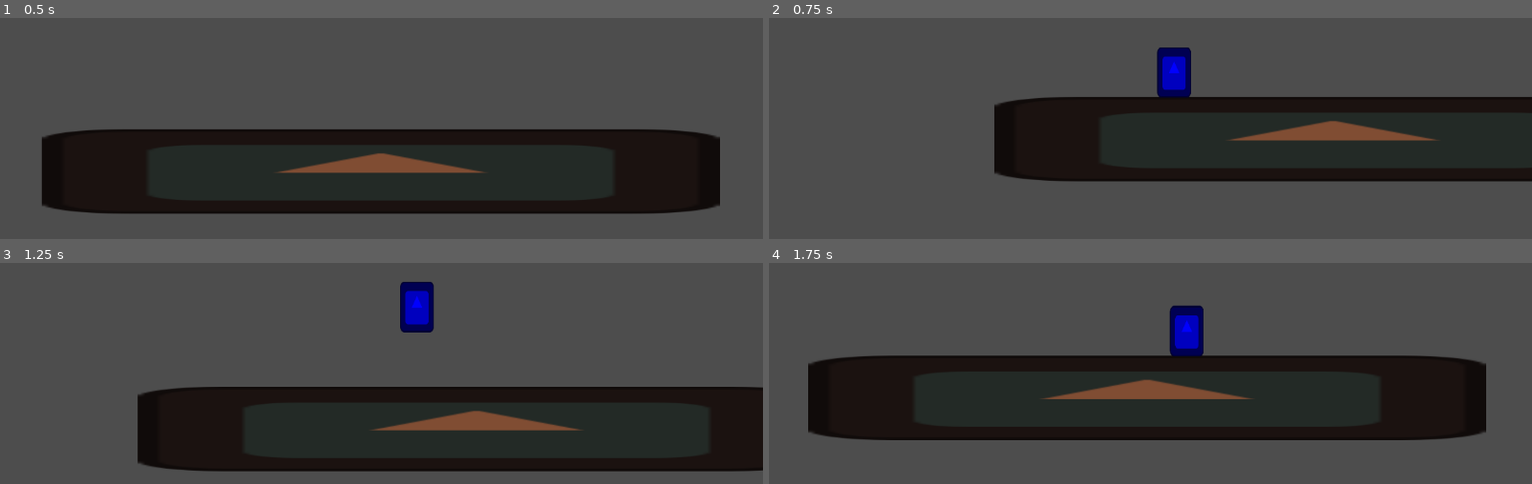
Above: before the commit, frames 1-4 (two rows, left to right).
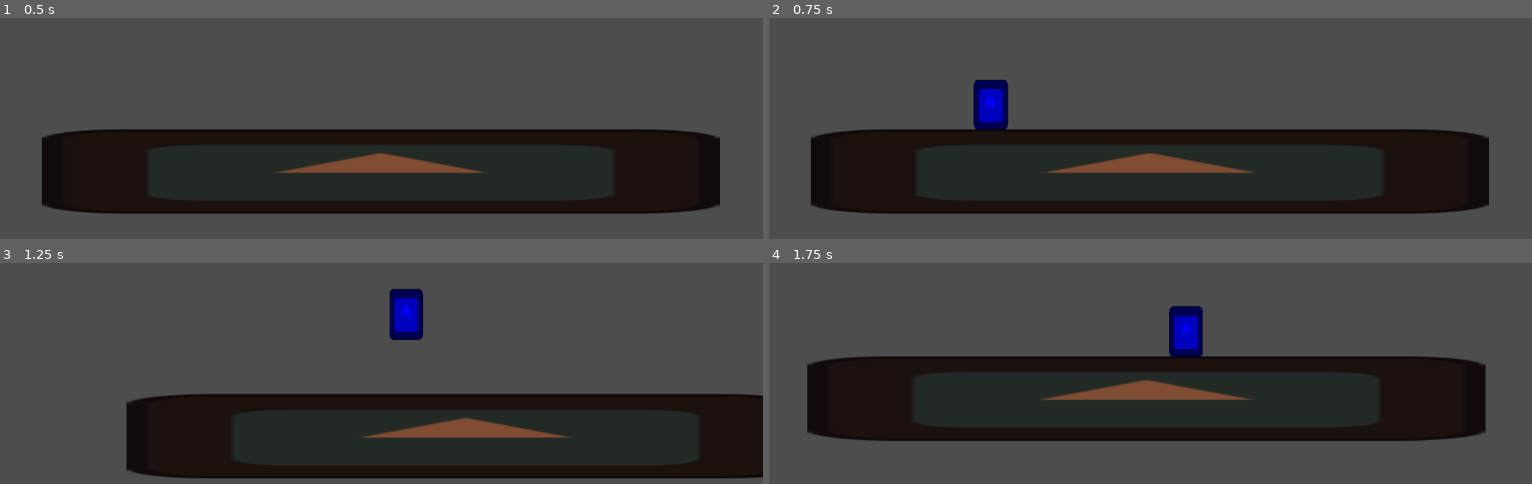
Above: after the commit, the same moments.

Repository: Andriwfonseca/game-godot-multiplayer
Game: Godot game, scene res://scenes/Game.tscn
Same seed, same stepped clock (60 frames per second), same inputs: the game is played once before the commit and once after it. The engine's default icon, where the game draws it, is replaced by a stand-in: a white triangle on a blue panel in a dark square.
Inputs:
- Up to frame 1 (0.5 s): no input
- Up to frame 2 (0.75 s): tap Enter at 0.5, 0.6 s; hold D (ui_right) from 0.53 s (still down)
- Up to frame 3 (1.25 s): keep holding D (ui_right); tap Space (jump) at 0.77 s
- Up to frame 4 (1.75 s): keep holding D (ui_right); tap H at 1.35 s; tap Space (jump) at 1.52 s

Frame 1 is identical in both runs. In frame 2, 36% of the frame differs, in the area x 5-100%, y 13-89%; in frame 3, 8.8%; in frame 4, 1.1%.

Commit message:
fix: camera client sync

Diff:
--- a/scripts/CameraController.gd
+++ b/scripts/CameraController.gd
@@ -51,30 +51,65 @@
 	"""
 	print("🎮 Jogo iniciado - procurando jogador local...")
 
-	# ⏱️ Aguarda um frame para garantir que os jogadores foram spawnados
-	await get_tree().process_frame
+	# ⏱️ Aguarda mais tempo para RPC de jogadores
+	await get_tree().create_timer(0.5).timeout
 
-	if game_manager:
-		# 🔍 Pega o jogador local
+	# 🔄 Tenta encontrar jogador local com mais paciência
+	_find_local_player_with_retry()
+
+func _find_local_player_with_retry():
+	"""
+	Procura o jogador local com múltiplas tentativas
+	"""
+	if not game_manager:
+		print("❌ GameManager não encontrado!")
+		return
+
+	var max_attempts = 10 # Mais tentativas
+	var attempt = 0
+
+	while attempt < max_attempts:
+		attempt += 1
+		print("🔍 Tentativa ", attempt, " de encontrar jogador local...")
+
 		target_player = game_manager.get_local_player()
 
 		if target_player:
-			print("📹 Câmera agora segue o jogador local: ", target_player.name)
-			# 📍 Posiciona a câmera imediatamente no jogador (sem animação)
+			print("📹 🎉 Câmera encontrou jogador local: ", target_player.name)
 			global_position = target_player.global_position + camera_offset
-		else:
-			print("⚠️ Jogador local não encontrado ainda, tentando novamente...")
-			# 🔄 Tenta novamente após 1 segundo (máximo 5 tentativas)
-			var max_attempts = 5
-			for attempt in range(max_attempts):
-				await get_tree().create_timer(1.0).timeout
-				target_player = game_manager.get_local_player()
-				if target_player:
-					print("📹 Câmera encontrou jogador local na tentativa ", attempt + 1, ": ", target_player.name)
-					global_position = target_player.global_position + camera_offset
-					return
+			return
 
-			print("❌ Erro: Não foi possível encontrar jogador local após ", max_attempts, " tentativas")
+		# Aguarda antes da próxima tentativa
+		await get_tree().create_timer(0.5).timeout
+
+	print("❌ Erro: Câmera não conseguiu encontrar jogador local após ", max_attempts, " tentativas")
+	print("🔍 Tentando método alternativo...")
+	_find_local_player_alternative()
+
+func _find_local_player_alternative():
+	"""
+	Método alternativo para encontrar jogador local
+	"""
+	print("🔍 Método alternativo: Procurando jogador local diretamente...")
+
+	if not game_manager:
+		return
+
+	var players_container = game_manager.get_node("Players")
+	if not players_container:
+		print("❌ Players container não encontrado")
+		return
+
+	# Procura diretamente nos filhos
+	for child in players_container.get_children():
+		print("🔍 Verificando jogador: ", child.name)
+		if child.has_method("is_local") and child.is_local():
+			target_player = child
+			print("📹 🎉 Método alternativo encontrou jogador local: ", target_player.name)
+			global_position = target_player.global_position + camera_offset
+			return
+
+	print("❌ Método alternativo também falhou")
 
 func set_target(player: Player):
 	"""
--- a/scripts/GameManager.gd
+++ b/scripts/GameManager.gd
@@ -100,6 +100,22 @@
 	players_container.add_child(player_instance)
 	print("✅ CLIENTE: Jogador forçado criado: ", player_instance.name)
 
+	# 📹 NOTIFICA CÂMERA se é jogador local
+	if is_local:
+		print("📹 Notificando câmera sobre jogador local criado: ", player_instance.name)
+		_notify_camera_about_local_player(player_instance)
+
+func _notify_camera_about_local_player(player: Player):
+	"""
+	Notifica a câmera sobre o jogador local criado
+	"""
+	# Procura pela câmera na cena
+	var camera = get_node("../Camera2D")
+	if camera and camera.has_method("set_target"):
+		print("📹 Definindo target da câmera: ", player.name)
+		camera.set_target(player)
+	else:
+		print("❌ Câmera não encontrada ou sem método set_target")
 
 # 📍 FUNÇÃO PARA OBTER POSIÇÃO DE SPAWN
 func _get_spawn_position() -> Vector2:
